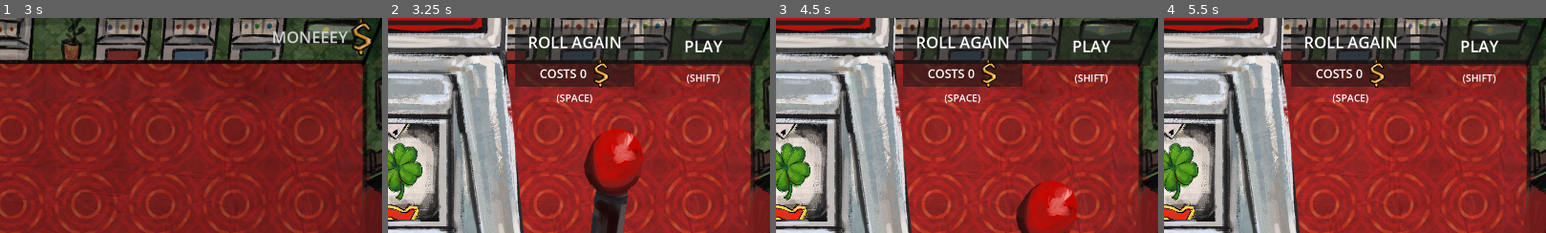
Above: before the commit, frames 1-4 (left to right).
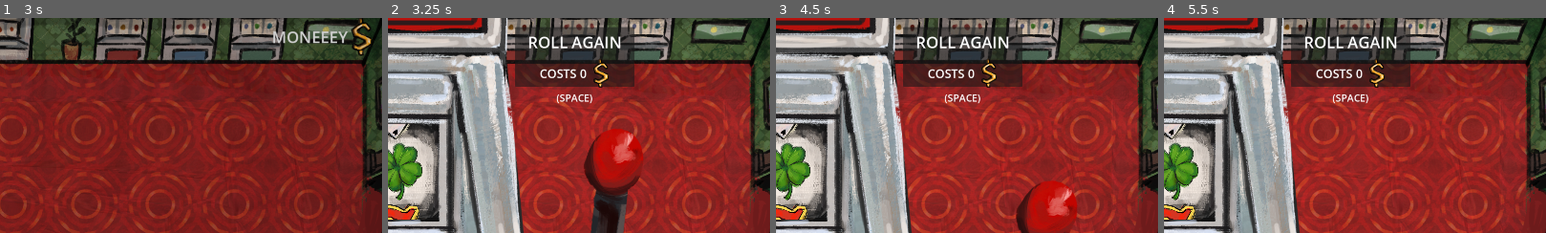
Above: after the commit, the same moments.

Repository: Rionit/GDS-Jam-2025
Game: Godot game, scene res://scenes/MainMenu.tscn
Same seed, same stepped clock (60 frames per second), same inputs: the game is played once before the commit and once after it. The engine's default icon, where the game draws it, is replaced by a stand-in: a white triangle on a blue panel in a dark square.
Inputs (mouse positions are % of the whole screen's width and height, from its top left):
- Up to frame 1 (3 s): tap Enter at 0.5, 2 s; move the mouse to (72, 45) at 0.52 s; press the mouse at (72, 45) at 0.53 s; hold D (right) 0.53-1.28 s; tap Space at 1.25 s; move the mouse to (30, 55) at 1.27 s; release the mouse at (30, 55) at 1.28 s; hold S (down) 1.28-2.03 s; tap Shift (dash) at 1.35, 2.85 s; move the mouse to (60, 28) at 2.02 s; press the mouse at (60, 28) at 2.03 s; hold D (right) 2.03-2.78 s; move the mouse to (45, 70) at 2.77 s; release the mouse at (45, 70) at 2.78 s; hold W (up) from 2.78 s (still down)
- Up to frame 2 (3.25 s): keep holding W (up)
- Up to frame 3 (4.5 s): release W (up) at 3.5 s; click "(SPACE)" at 3.5 s; click (91, 8) at 4.25 s, where only the run before the commit has a clickable "(SHIFT)"
- Up to frame 4 (5.5 s): move the mouse to (80, 65) at 5.02 s; press the mouse at (80, 65) at 5.03 s; hold A (left) from 5.03 s (still down)
The pictures show only the part of the screen within x 50-100%, y 1-51%; the shares and areas given below are measured in that part.

Frame 1 is identical in both runs. In frame 2, 4.1% of the frame differs, in the area x 66-98%, y 3-31%; in frame 3, 4.1%; in frame 4, 4.1%.

Commit message:
Changed Z position of descriptions

Diff:
--- a/scenes/PerkMachine.tscn
+++ b/scenes/PerkMachine.tscn
@@ -189,6 +189,7 @@
 grow_vertical = 1
 
 [node name="HBoxContainer" type="HBoxContainer" parent="MarginContainer/Background/Arcade/VBoxContainer"]
+z_index = 20
 layout_mode = 2
 size_flags_horizontal = 4
 size_flags_vertical = 4
@@ -335,6 +336,7 @@
 vertical_alignment = 1
 
 [node name="PlayButton" type="Button" parent="."]
+visible = false
 layout_mode = 0
 offset_left = 1595.0
 offset_top = 32.0
